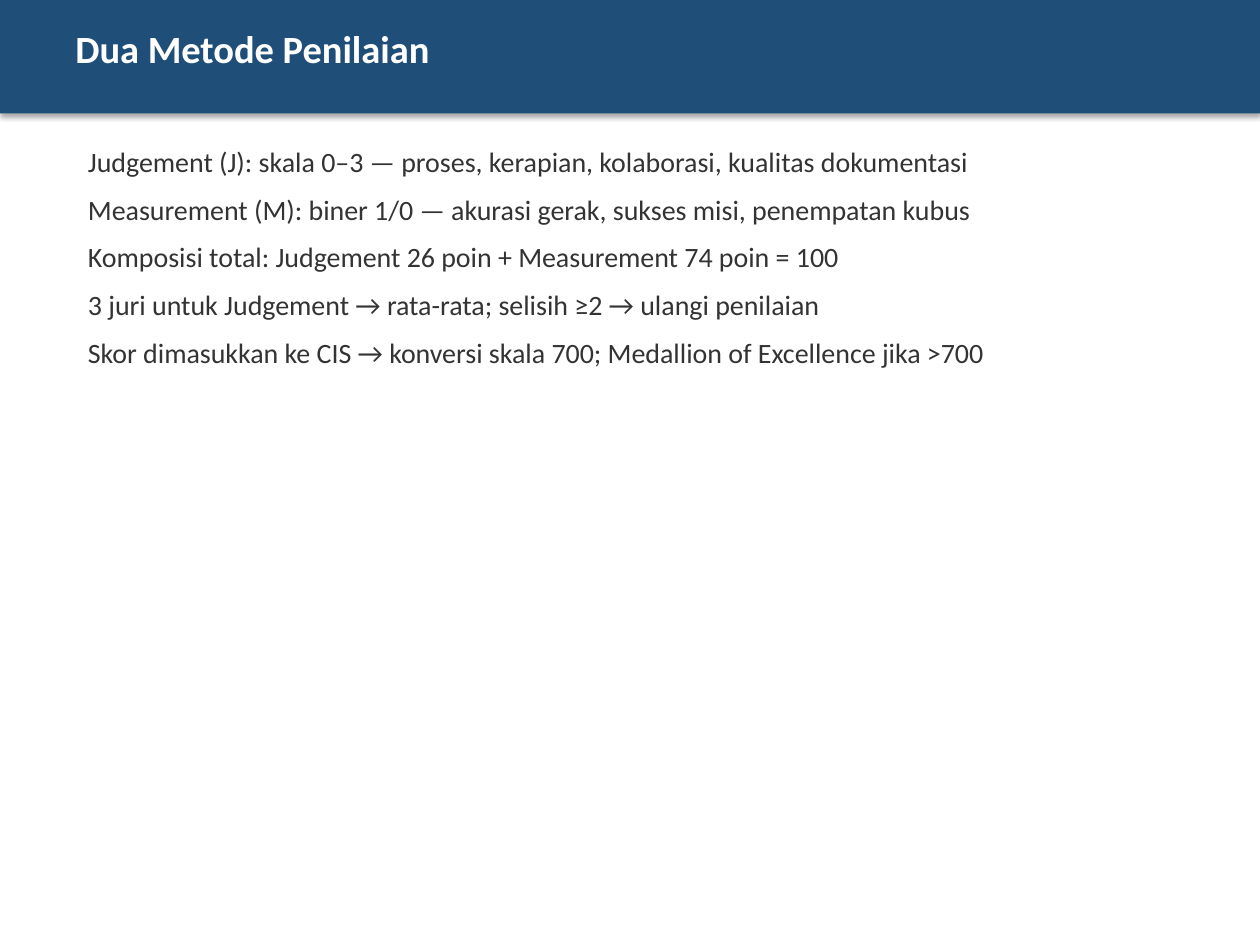
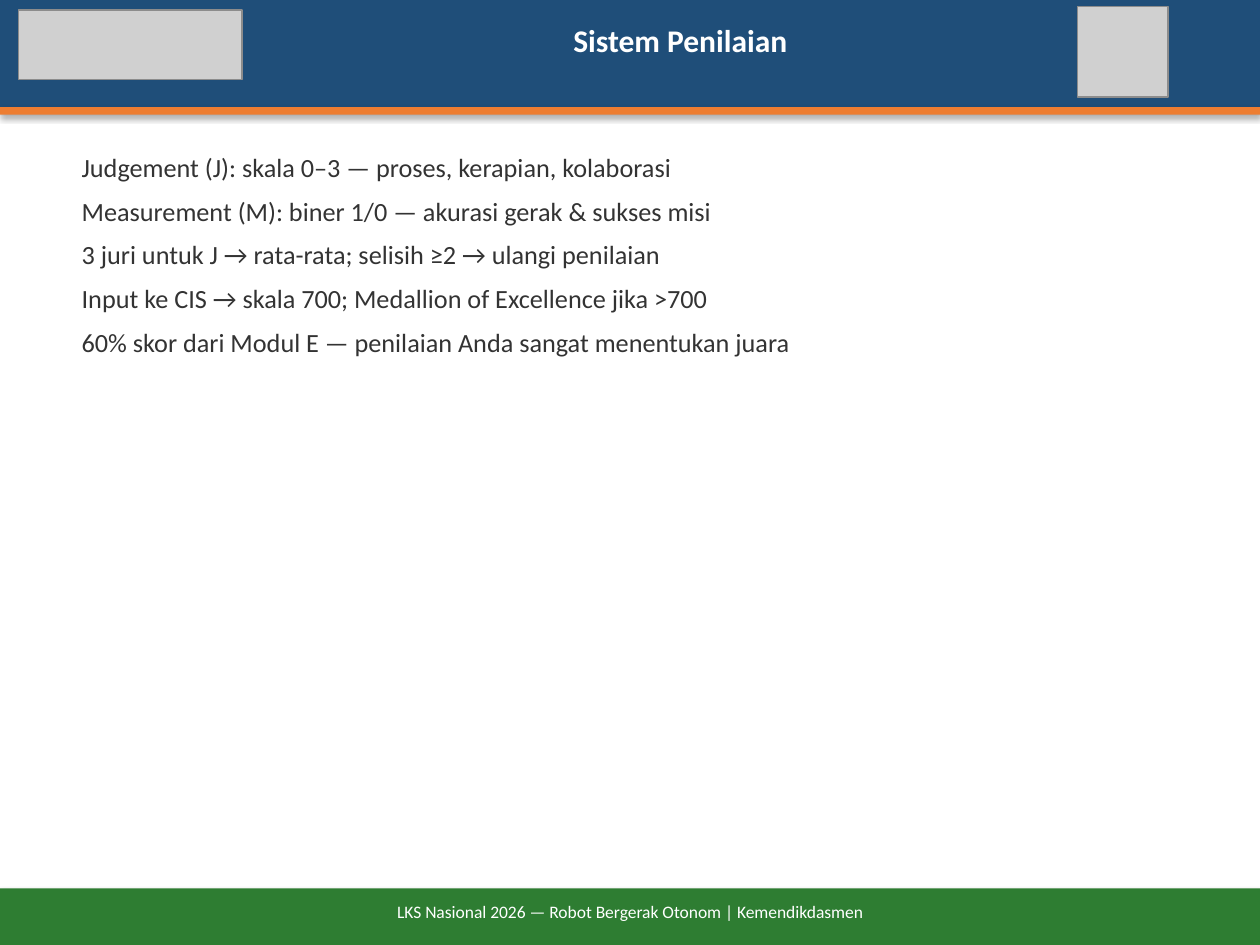
Before and after one commit to antonprafanto/LKS2026, a slide deck: slide 5 of docs/Briefing-Juri-LKS2026-Robot-Otonom.pptx. Drawn at 1260x945 pixels with LibreOffice and Linux fonts; fonts in the diff are those of the drawing; grey boxes stand for pictures. Boxes give left, top, right and bottom in pixels: in the first picture for what was removed or moved away, otherwise in the second. Text is boxed around its words. In the diff, an @@ line names an element or a change of style, - is before the commit and + after.

```diff
--- a/docs/Briefing-Juri-LKS2026-Robot-Otonom.pptx
+++ b/docs/Briefing-Juri-LKS2026-Robot-Otonom.pptx
@@ rectangle: place and size @@
-rectangle at box(0, 0, 1260, 113)
+rectangle at box(0, 0, 1260, 107)
@@ picture added at box(19, 10, 242, 79) @@
@@ picture added at box(1077, 6, 1168, 97) @@
@@ text at box(573, 30, 787, 53): text changed; size 22 to 18 pt @@
-Dua Metode Penilaian
+Sistem Penilaian
@@ rectangle added at box(0, 107, 1260, 115), fill #ED7D31 @@
@@ text at box(82, 158, 789, 357): text changed; size 16 to 15 pt @@
-Judgement (J): skala 0–3 — proses, kerapian, kolaborasi, kualitas dokumentasi
-Measurement (M): biner 1/0 — akurasi gerak, sukses misi, penempatan kubus
-Komposisi total: Judgement 26 poin + Measurement 74 poin = 100
-3 juri untuk Judgement → rata-rata; selisih ≥2 → ulangi penilaian
-Skor dimasukkan ke CIS → konversi skala 700; Medallion of Excellence jika >700
+Judgement (J): skala 0–3 — proses, kerapian, kolaborasi
+Measurement (M): biner 1/0 — akurasi gerak & sukses misi
+3 juri untuk J → rata-rata; selisih ≥2 → ulangi penilaian
+Input ke CIS → skala 700; Medallion of Excellence jika >700
+60% skor dari Modul E — penilaian Anda sangat menentukan juara
@@ rectangle added at box(0, 888, 1260, 945), fill #2E7D32 @@
@@ text added at box(397, 906, 863, 921), 10 pt, text #FFFFFF @@
+LKS Nasional 2026 — Robot Bergerak Otonom | Kemendikdasmen
```
Also in this commit, not shown: 6 other slides changed, 13 slides added, 14 slides removed, 7 other files.
